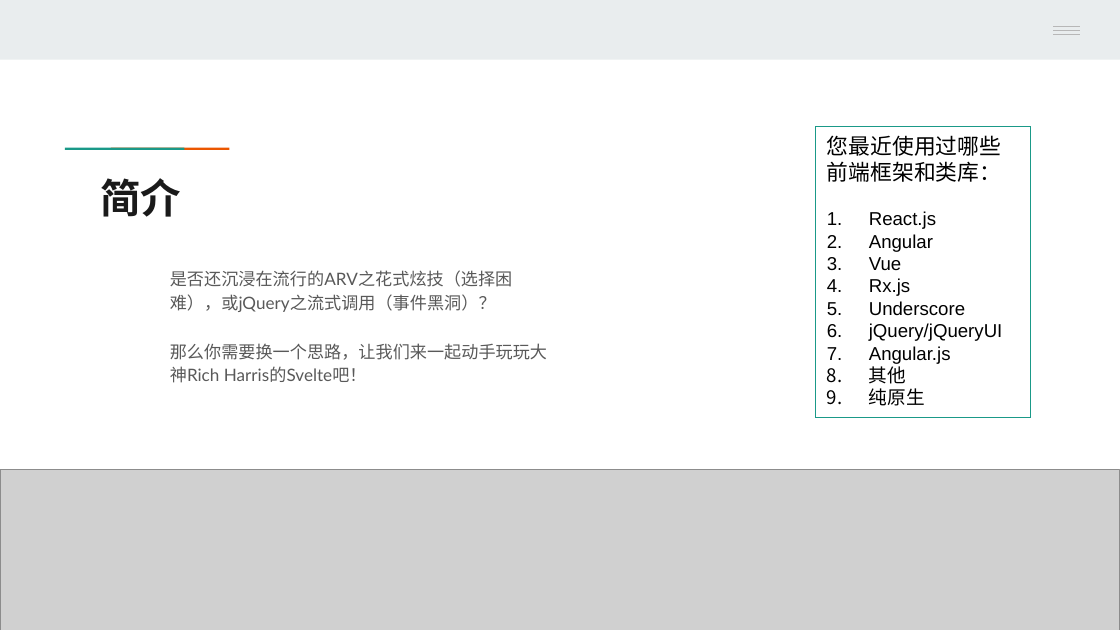
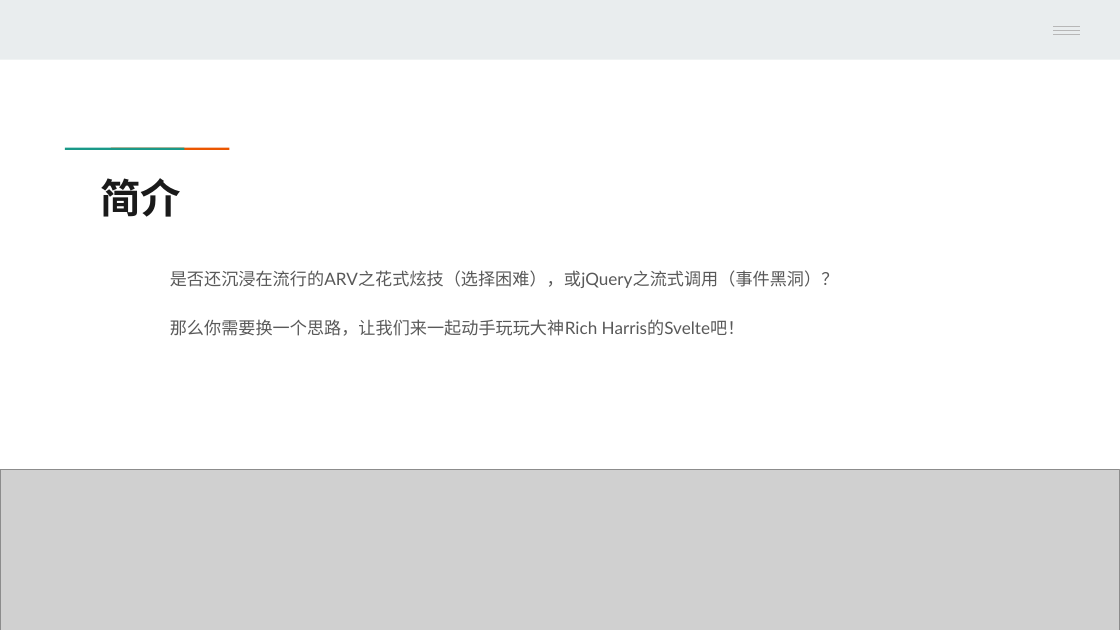
Before and after one commit to winkingzhang/svelte-tutorial, a slide deck: slide 3 of Svelte动手玩.pptx (slide 2 before the commit). Drawn at 1120x630 pixels with LibreOffice and Linux fonts; fonts in the diff are those of the drawing; grey boxes stand for pictures. Boxes give left, top, right and bottom in pixels: in the first picture for what was removed or moved away, otherwise in the second. Text is boxed around its words. In the diff, an @@ line names an element or a change of style, - is before the commit and + after.

Commit message:
update slides

```diff
--- a/Svelte动手玩.pptx
+++ b/Svelte动手玩.pptx
@@ rectangle removed at (815,127,1030,417) @@
-您最近使用过哪些前端框架和类库：
-1. React.js
-2. Angular
-3. Vue
-4. Rx.js
-5. Underscore
-6. jQuery/jQueryUI
-7. Angular.js
-8. 其他
-9. 纯原生
@@ text "是否还沉浸在流行的ARV之花式炫技（选择困难），或jQuery之流式调用（事件黑洞）？" rewrapped from (170,270,547,383) to (170,270,839,336) @@
```
Also in this commit, not shown: 1 slide added.
